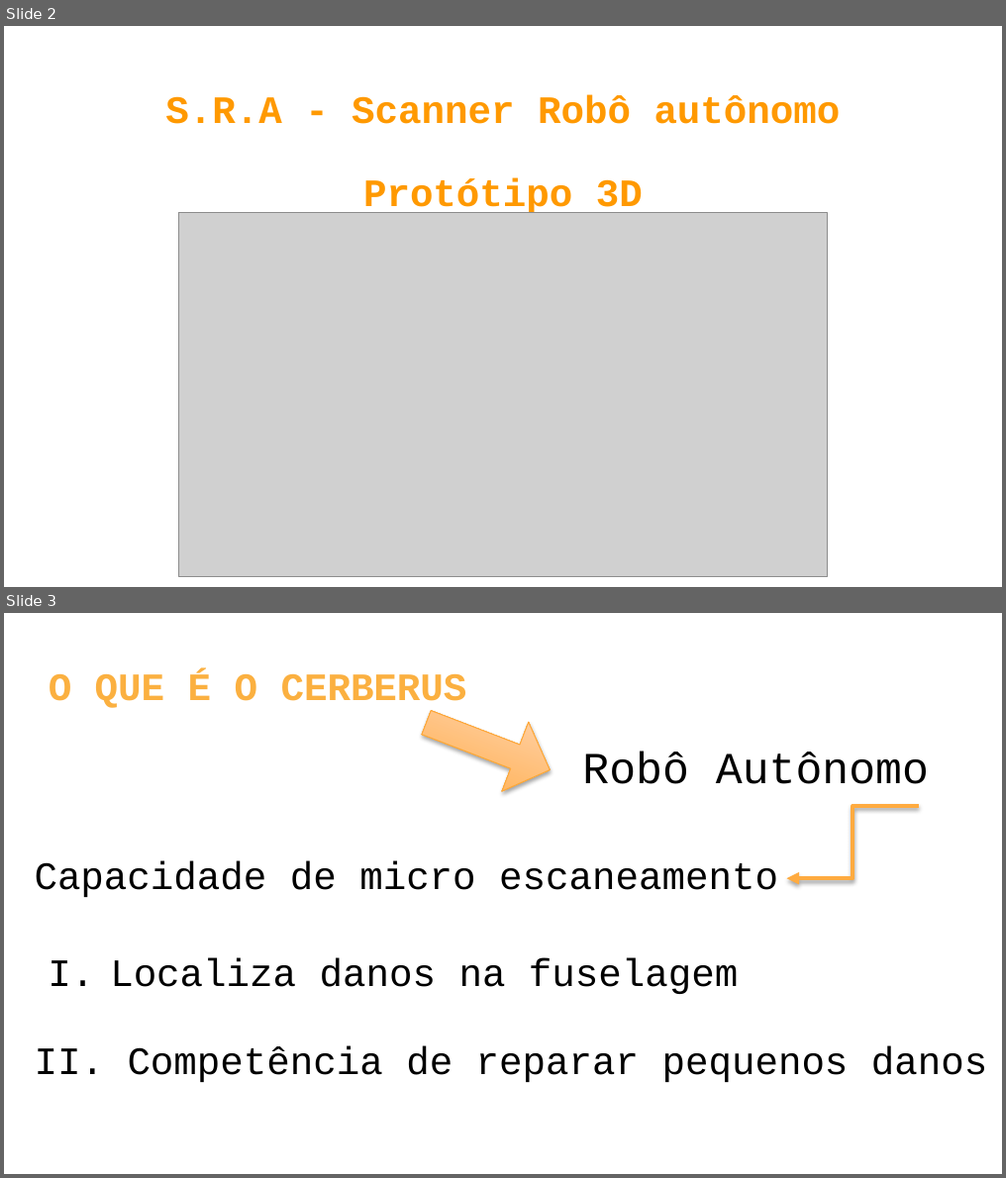
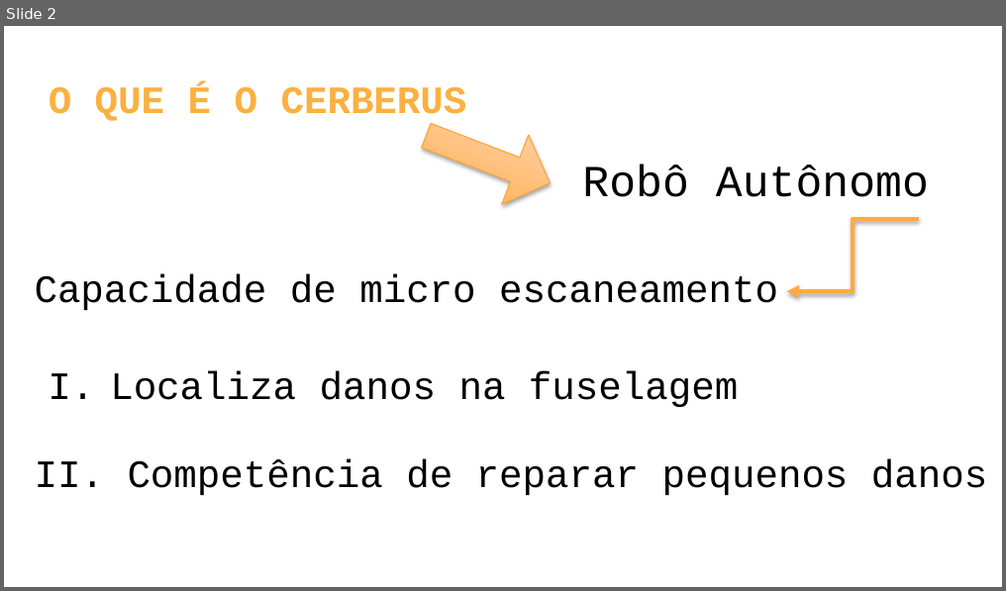
Before and after one commit to flpinheiro/cerberus, a slide deck: Projeto Cerberus.pptx. Shown one above the other, each under a label of ours: slides 2 and 3 before the commit, slide 2 after it. The pictures are 1006x1178 and 1006x591 pixels, drawn with LibreOffice and Linux fonts; fonts in the diff are those of the drawing; grey boxes stand for pictures. Boxes give left, top, right and bottom in pixels: in the first picture for what was removed or moved away, otherwise in the second. Text is boxed around its words. In the diff, an @@ line names an element or a change of style, - is before the commit and + after.

```diff
--- a/Projeto Cerberus.pptx
+++ b/Projeto Cerberus.pptx
@@ slide 2 removed at (4, 26, 1002, 587), background #FFFFFF @@
@@ title removed at (165, 95, 841, 124) @@
-S.R.A - Scanner Robô autônomo
@@ text removed at (363, 178, 643, 217) @@
-Protótipo 3D
@@ picture removed at (178, 212, 828, 576) @@
@@ what was slide 3 is now slide 2 @@
```
Also in this commit, not shown: 1 slide changed, 1 other slide removed.
